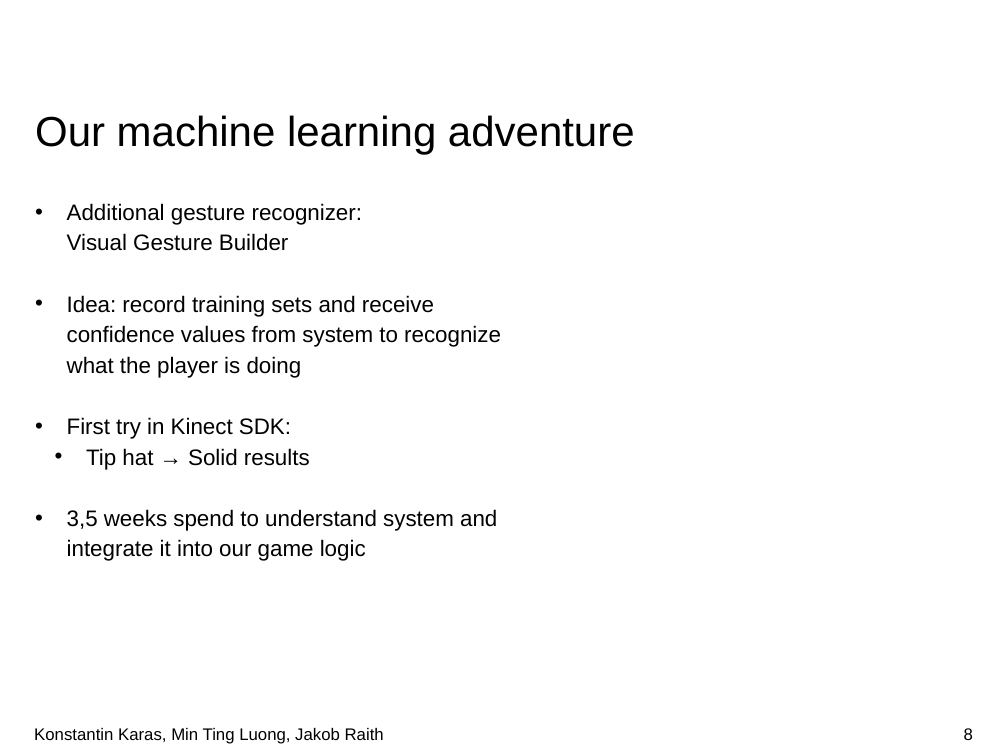
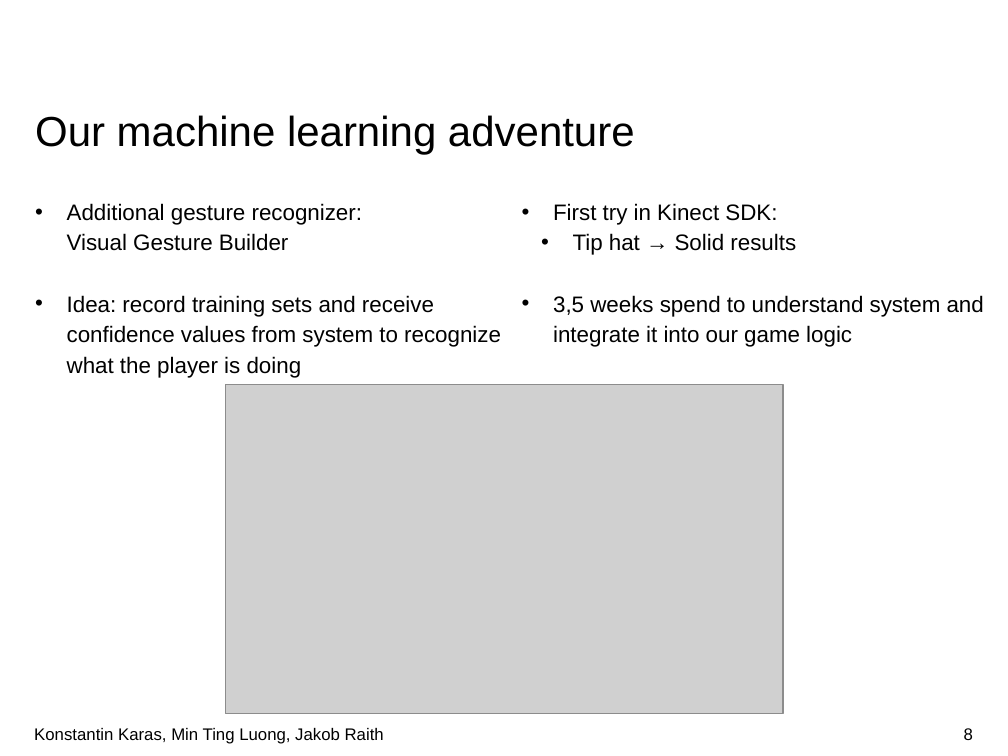
Before and after one commit to doingitraith/TaViS2019, a slide deck: slide 8 of Documents/Presentation.pptx. Drawn at 1008x756 pixels with LibreOffice and Linux fonts; fonts in the diff are those of the drawing; grey boxes stand for pictures; background and template pictures are left out. Boxes give left, top, right and bottom in pixels: in the first picture for what was removed or moved away, otherwise in the second. Text is boxed around its words. In the diff, an @@ line names an element or a change of style, - is before the commit and + after.

Commit message:
added presentations

```diff
--- a/Documents/Presentation.pptx
+++ b/Documents/Presentation.pptx
@@ text added at <box>553,203,984,347</box>, 16 pt, text #000000 @@
+• First try in Kinect SDK:
+  • Tip hat → Solid results
+• 3,5 weeks spend to understand system and integrate it into our game logic
@@ picture added at <box>225,385,782,714</box> @@
@@ text at <box>67,417,497,561</box>: paragraphs removed @@
-• First try in Kinect SDK:
-  • Tip hat → Solid results
-• 3,5 weeks spend to understand system and integrate it into our game logic
```
Also in this commit, not shown: 3 other slides changed, 1 other file.
